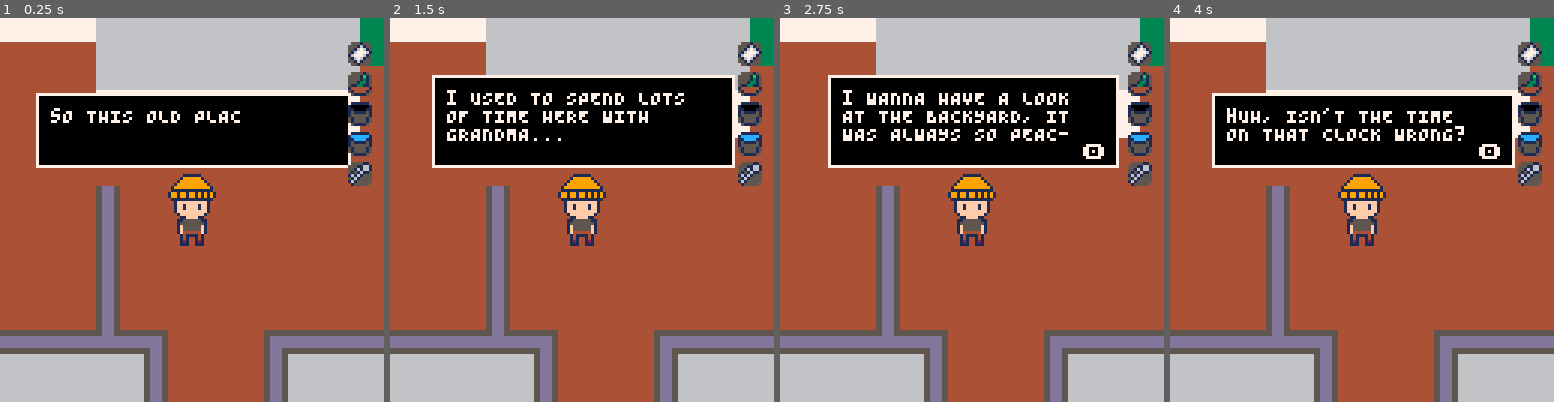
Above: before the commit, frames 1-4 (left to right).
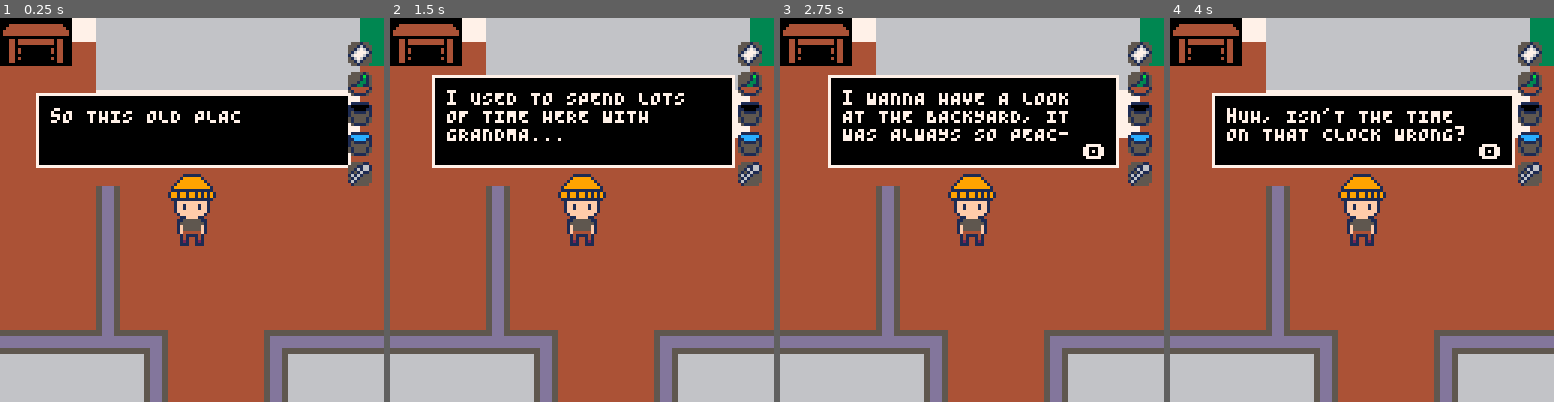
Above: after the commit, the same moments.

Repository: PaoloPortugal/one-last-visit
Game: PICO-8 cartridge mini-jam.p8
Same seed, same stepped clock (60 frames per second), same inputs: the game is played once before the commit and once after it.
Inputs:
- Up to frame 1 (0.25 s): no input
- Up to frame 2 (1.5 s): tap O (Z key) at 0.7 s
- Up to frame 3 (2.75 s): hold Right 1.6-2.1 s; tap O (Z key) at 1.7, 2.1, 2.5 s; hold Up 2.15-2.42 s; hold Right from 2.47 s (still down)
- Up to frame 4 (4 s): tap O (Z key) at 2.9, 3.3, 3.7 s; release Right at 3.03 s; hold Left 3.08-3.58 s; hold Down 3.63-3.97 s

The runs differ from the first frame. In frame 1, 2.1% of the frame differs, in the area x 0-19%, y 0-13%; in frame 2, 2.1%; in frame 3, 2.1%; in frame 4, 2.1%.

Commit message:
Update mini-jam.p8

Diff:
--- a/mini-jam.p8
+++ b/mini-jam.p8
@@ -208,7 +208,7 @@
 
 __gff__
 0000000000000000000000000000000081000000000000000000000000000001000000000000000000000000000000020000000000000000030101020103030300000000000001000000010101010101010101010000000000000101010101010101010101000000000001010100000001010101010000000000010101000000
-0101010101000000000000000001010101010101010000000000000000010101010101010100000000000000000101010101010101000000000000000001010101010101010000000000000000000000000000000000000000000000000000000000000000000000000000000000000000000000000000000000000000000000
+0101010101000000000000000001010101010101010000000000000000010101010101010100000000000000000101010101010101000000000000000001010101010101010101010100010000000000000000000001010101000000000000000101000000010100000000000000000001010000000101000000000000000000
 __map__
 000000003a3b3b3b3b3b3b3b3b3b3b3b3b3b3b3b3c00000000000000000000000000000000000000000000000000000000000000000000000000000010000000003a3b3b3b3b3b3b3b3b3b3b3b3b3b3b3b3c00000000000000000000000000000000000000000000003a3b3b3b3b3b3b3b3b3b3b3b3b3b3b3c00000000000000
 00000000390f0f0f0f0f0f0f0f0f0f0f0f0f0f0f390000000000000000000000000000000000000000000000000000000000000000000000000000001000000000390f0f0f0f0f0f0f0f0f0f0f0f0f0f0f390000000000000000000000000000000000000000000000390f0f0f0f0f0f0f0f0f0f0f0f0f0f3900000000000000
@@ -229,16 +229,16 @@
 000000001f2f2f2f2f2f2f2f2f394444391f1f1f1f474747474747474747474747474747474747473a3b3b3b3b3b3b3b3b3b3b3b3b3b3b3b3b3b3b3c10000000000f0f0f0f0f0f0f0f0f394444390f0f0f0f474747474747474747474747474747474747473a3b3b3b3e44443b3b3b3b3b3b3b3b3b3b3b3b3f00000000000000
 000000001f1f1f1f1f1f1f1f1f394444391f1f1f1f47474747474747474747474747474747474747392f2f2f1f0f0f1f2f2f2f2f2f2f2f2f2f2f2f3910000000000f0f0f0f0f0f0f0f0f394444390f0f0f0f47474747474747474747474747474747474747390f0f0f0f44440f0f0f0f0f0f0f0f0f0f0f0f3900000000000000
 3a3b3b3b3b3b3b3b3b3b3b3b3b3e44443d3b3b3b3b3b3b3b3b3c4747474747474747474747474747392f2f2f1f0f0f1f2f2f2f2f2f2f2f2f2f2f2f39103a3b3b3b3b3b3b3b3b3b3b3b3b3e44443d3b3b3b3b3b3b3b3b3c4747474747474747474747474747390f0f0f0f44440f0f0f0f0f0f0f0f0f0f0f0f3900000000000000
-390f0f0f0f0f0f0f0f0f0f0f0f1f44441f1f1f1f1f2f2f2f2f394747474747474747474747474747392f2f2f1f0f0f1f2f2f2f2f2f2f2f2f2f2f2f3910390f0f0f0f0f0f0f0f0f0f0f0f0f44440f0f0f0f0f0f0f0f0f394747474747474747474747474747390f0f0f0f44440f0f0f0f0f0f0f0f0f0f0f0f3900000000000000
-390f0f0f0f0f0f0f0f0f0f0f0f1f44441f1f1f1f1f2f2f2f2f394747474747474747474747474747391f1f1f1f0f0f1f1f1f1f1f1f1f1f1f1f1f1f3910390f0f0f0f0f0f0f0f0f0f0f0f0f44440f0f0f0f0f0f0f0f0f394747474747474747474747474747390f0f0f0f44440f0f0f0f0f0f0f0f0f0f0f0f3900000000000000
-390f0f0f0f0f0f0f0f0f0f0f0f1f44441f1f1f1f1f2f2f2f2f394747474747474747474747474747394646464646464646464646464646464646463910390f0f0f0f0f0f0f0f0f0f0f0f0f44440f0f0f0f0f0f0f0f0f394747474747474747474747474747394646464644444646464646464646464646463900000000000000
-390f0f0f0f0f0f0f0f0f0f0f0f1f44441f1f1f1f1f1f1f1f1f3d3b3b3b3b3b3b3b3b3b3b47473b3b3e4646464646464646464646464646464646463910390f0f0f0f0f0f0f0f0f0f0f0f0f44440f0f0f0f0f0f0f0f0f3d3b3b3b3b3b3b3b3b3b3b47473b3b3e4646464644444646464646464646464646463900000000000000
-394646464646464646464646464644444646464646464646461f2f2f2f2f2f2f2f2f2f1f47471f1f1f4444444444444444444444444444444444443910394646464646464646464646464644444646464646464646460f0f0f0f0f0f0f0f0f0f0f47470f0f0f4444444444444444444444444444444444443900000000000000
-394646464646464646464646464644444646464646464646461f2f2f2f2f2f2f2f2f2f1f47471f2f1f4444444444444444444444444444444444443910394646464646464646464646464644444646464646464646460f0f0f0f0f0f0f0f0f0f0f47470f0f0f4444444444444444444444444444444444443900000000000000
-394444444444444444444444444444444444444444444444441f2f2f2f2f2f2f2f2f2f1f47471f2f1f4444444444444444444444444444444444443910394444444444444444444444444444444444444444444444440f0f0f0f0f0f0f0f0f0f0f47470f0f0f4444444444444444444444444444444444443900000000000000
-394444444444444444444444444444444444444444444444441f1f1f1f1f1f1f1f1f1f1f44441f1f1f4444444444444444444444444444444444443910394444444444444444444444444444444444444444444444440f0f0f0f0f0f0f0f0f0f0f44440f0f0f4444444444444444444444444444444444443900000000000000
-3944444444444444444444444444444444444444444444444446464646464646464646464444464646444444444444444444444444444444444444391039444444444444444444444444444444444444444444444444464646464646464646464644444646464444444444444444444444444444444444443900000000000000
-3944444444444444444444444444444444444444444444444446464646464646464646464444464646444444444444444444444444444444444444391039444444444444444444444444444444444444444444444444464646464646464646464644444646464444444444444444444444444444444444443900000000000000
+390f0f0f0f0f0f0f0f0f0f0f0f1f44441f1f1f1f1f2f2f2f2f394747474747474747474747474747392f2f2f1f0f0f1f2f2f2f2f2f2f2fe7e82f2f3910390f0f0f0f0f0f0f0f0f0f0f0f0f44440f0f0f0f0f0f0f0f0f394747474747474747474747474747390f0f0f0f44440f0f0f0f0f0f0f0f0f0f0f0f3900000000000000
+390f0f0f0f0f0f0f0f0f0f0f0f1f44441f1f1f1f1f2f2f2f2f394747474747474747474747474747391f1f1f1f0f0f1f1f1f1f1f1f1f1ff7f81f1f3910390f0f0f0f0f0f0f0f0f0f0f0f0f44440f0f0f0f0f0f0f0f0f394747474747474747474747474747390f0f0f0f44440f0f0f0f0f0f0f0f0f0f0f0f3900000000000000
+390f0f0f0f0f0f0f0f0f0f0f0f1f44441f1f1f1f1f2f2f2f2f3947474747474747474747474747473946464646464646464646c9ca4646464646463910390f0f0f0f0f0f0f0f0f0f0f0f0f44440f0f0f0f0f0f0f0f0f394747474747474747474747474747394646464644444646464646464646464646463900000000000000
+390f0f0f0f0fc5c60f0f0f0f0f1f44441f1f1f1f1f1f1f1f1f3d3b3b3b3b3b3b3b3b3b3b47473b3b3e46464646c7c8c7c8c7c8d9da4646464646463910390f0f0f0f0f0f0f0f0f0f0f0f0f44440f0f0f0f0f0f0f0f0f3d3b3b3b3b3b3b3b3b3b3b47473b3b3e4646464644444646464646464646464646463900000000000000
+394646464646d5d646464646464644444646464646464646461f2f2f2f2f2f2f2f2f2f1f47471f1f1f44444444d7d8d7d8d7d8e9ea4444444444443910394646464646464646464646464644444646464646464646460f0f0f0f0f0f0f0f0f0f0f47470f0f0f4444444444444444444444444444444444443900000000000000
+394646464646e5e6464646cbcccd444446c2c3c446c2c3c4461f2f2f2f2f2f2f2f2f2f1f47471f2f1f4444444444444444444444444444444444443910394646464646464646464646464644444646464646464646460f0f0f0f0f0f0f0f0f0f0f47470f0f0f4444444444444444444444444444444444443900000000000000
+394444444444f5f6444444dbdcdd444444d2d3d444d2d3d4441f2f2f2f2f2f2f2f2f2f1f47471f2f1f4444444444444444444444444444444444443910394444444444444444444444444444444444444444444444440f0f0f0f0f0f0f0f0f0f0f47470f0f0f4444444444444444444444444444444444443900000000000000
+3944444444444444444444ebeced44444444444444444444441f1f1f1f1f1f1f1f1f1f1f44441f1f1f4444444444444444444444444444444444443910394444444444444444444444444444444444444444444444440f0f0f0f0f0f0f0f0f0f0f44440f0f0f4444444444444444444444444444444444443900000000000000
+39444444444444444444444444444444c2c3c444444444444446464646464646464646464444464646444444444444444444444444444444444444391039444444444444444444444444444444444444444444444444464646464646464646464644444646464444444444444444444444444444444444443900000000000000
+39444444444444444444444444444444d2d3d444444444444446464646464646464646464444464646444444444444444444444444444444444444391039444444444444444444444444444444444444444444444444464646464646464646464644444646464444444444444444444444444444444444443900000000000000
 3944444444444444444444444444444444444444444444444444444444444444444444444444444444444444444444444444444444444444444444391039444444444444444444444444444444444444444444444444444444444444444444444444444444444444444444444444444444444444444444443900000000000000
 3944444444444444444444444444444444444444444444444444444444444444444444444444444444444444444444444444444444444444444444391039444444444444444444444444444444444444444444444444444444444444444444444444444444444444444444444444444444444444444444443900000000000000
 3944444444444444444444444444444444444444444444444439444444444444444444444444444439444444444444444444444444444444444444391039444444444444444444444444444444444444444444444444394444444444444444444444444444394444444444444444444444444444444444443900000000000000
Not shown, changed: 32 lines of the sprite sheet (__gfx__) section of mini-jam.p8
